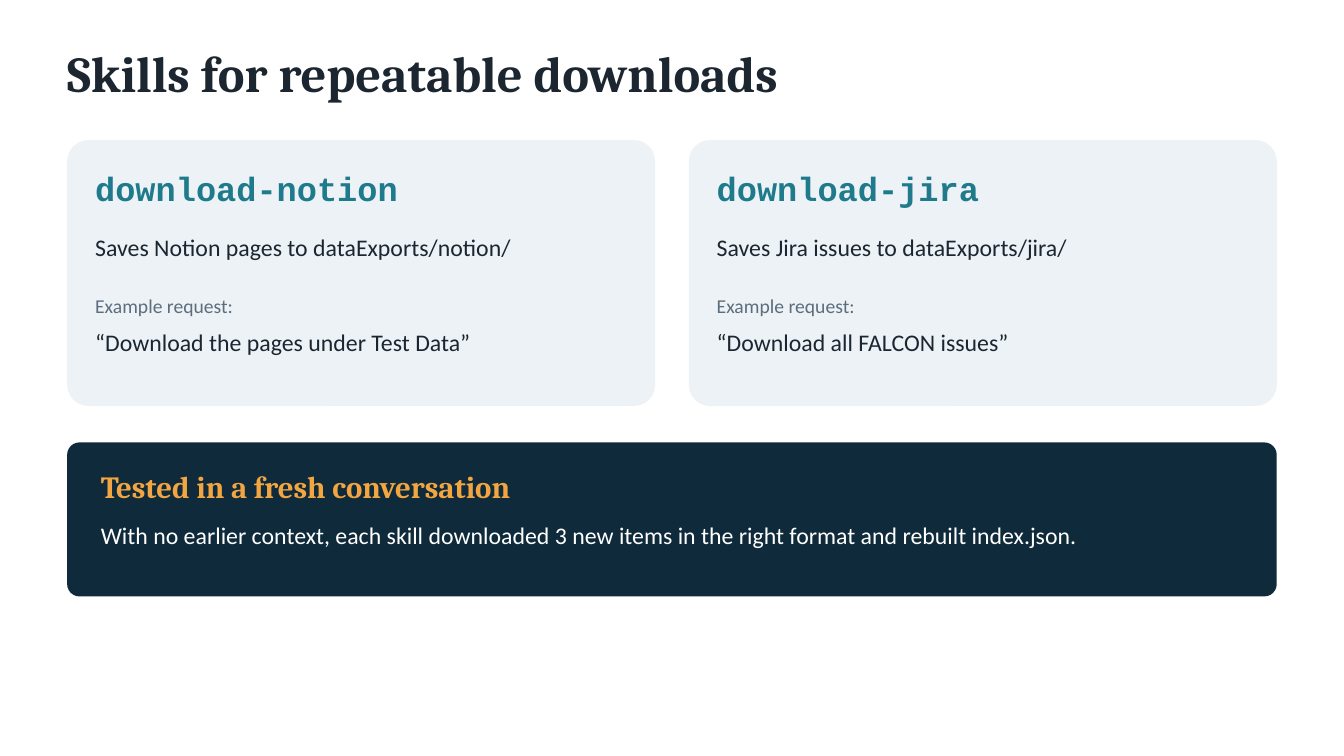
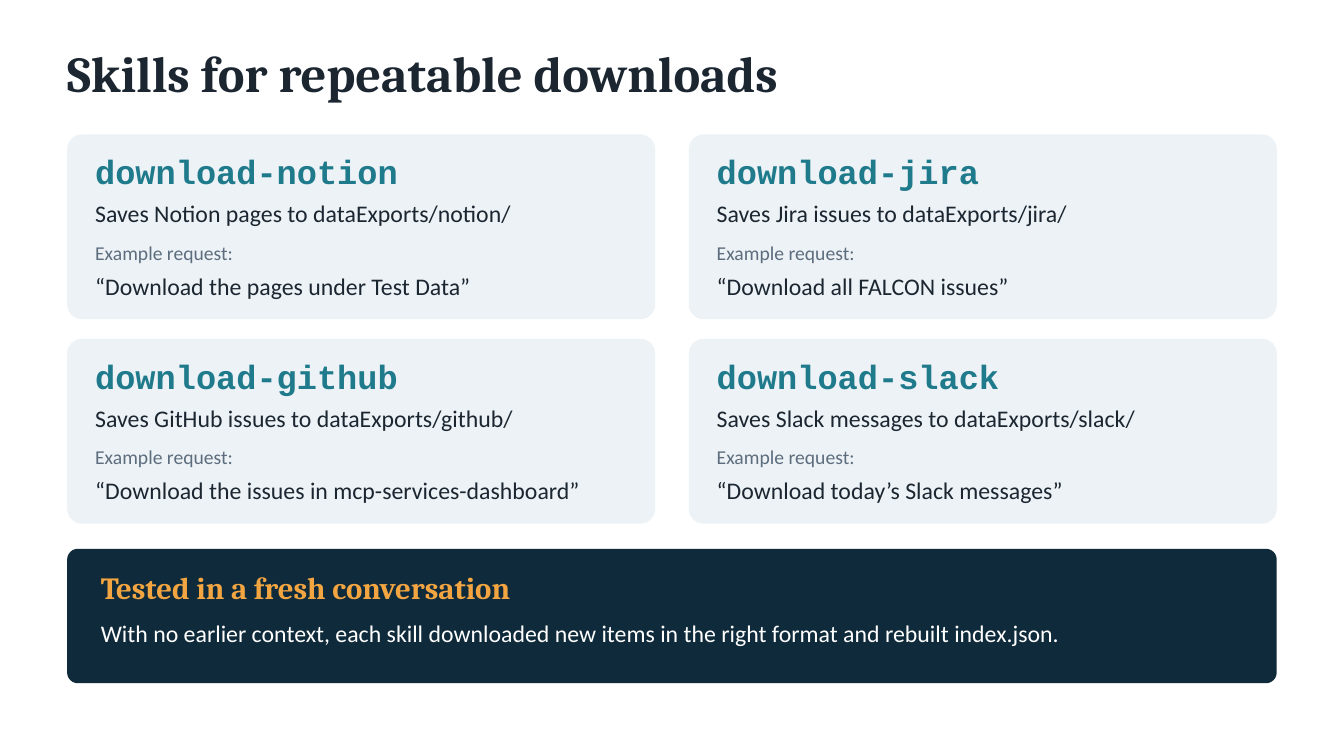
Before and after one commit to aiassistedyu-pixel/mcp-services-dashboard, a slide deck: slide 9 of presentation/project.pptx. Drawn at 1344x756 pixels with LibreOffice and Linux fonts; fonts in the diff are those of the drawing. Boxes give left, top, right and bottom in pixels: in the first picture for what was removed or moved away, otherwise in the second. Text is boxed around its words. In the diff, an @@ line names an element or a change of style, - is before the commit and + after.

Commit message:
Slide 9: add download-github and download-slack skill cards

```diff
--- a/presentation/project.pptx
+++ b/presentation/project.pptx
@@ rounded rectangle: place and size @@
-rounded rectangle at (68,140,655,406)
+rounded rectangle at (68,134,655,319)
@@ rounded rectangle: place and size @@
-rounded rectangle at (689,140,1276,406)
+rounded rectangle at (689,134,1276,319)
@@ text "download-notion": place and size @@
-text "download-notion" at (95,177,398,202)
+text "download-notion" at (95,160,398,185)
@@ text "download-jira": place and size @@
-text "download-jira" at (717,177,979,208)
+text "download-jira" at (717,160,979,191)
@@ text "Saves Notion pages to dataExports/notion/": place and size @@
-text "Saves Notion pages to dataExports/notion/" at (95,239,510,260)
+text "Saves Notion pages to dataExports/notion/" at (95,205,510,226)
@@ text "Saves Jira issues to dataExports/jira/": place and size @@
-text "Saves Jira issues to dataExports/jira/" at (717,239,1066,260)
+text "Saves Jira issues to dataExports/jira/" at (717,205,1066,226)
@@ text "Example request:": place and size @@
-text "Example request:" at (95,299,233,316)
+text "Example request:" at (95,246,233,263)
@@ text "Example request:": place and size @@
-text "Example request:" at (717,299,855,316)
+text "Example request:" at (717,246,855,263)
@@ text "“Download the pages under Test ...": place and size @@
-text "“Download the pages under Test ..." at (95,334,470,355)
+text "“Download the pages under Test ..." at (95,278,470,299)
@@ text "“Download all FALCON issues”": place and size @@
-text "“Download all FALCON issues”" at (717,334,1009,351)
+text "“Download all FALCON issues”" at (717,278,1009,295)
@@ rounded rectangle added at (68,339,655,523), fill #ECF2F5 @@
@@ rounded rectangle added at (689,339,1276,523), fill #ECF2F5 @@
@@ text added at (95,364,398,396), 24 pt, text #1F7A8C, bold @@
+download-github
@@ text added at (717,364,999,390), 24 pt, text #1F7A8C, bold @@
+download-slack
@@ text added at (95,410,513,431), 17 pt, text #1B2631 @@
+Saves GitHub issues to dataExports/github/
@@ text added at (717,410,1135,431), 17 pt, text #1B2631 @@
+Saves Slack messages to dataExports/slack/
@@ text added at (95,450,233,467), 14 pt, text #5D6D7E @@
+Example request:
@@ text added at (717,450,855,467), 14 pt, text #5D6D7E @@
+Example request:
@@ text added at (95,482,579,503), 17 pt, text #1B2631 @@
+“Download the issues in mcp-services-dashboard”
@@ text added at (717,482,1062,503), 17 pt, text #1B2631 @@
+“Download today’s Slack messages”
@@ rounded rectangle: place and size @@
-rounded rectangle at (68,443,1277,597)
+rounded rectangle at (68,548,1277,683)
@@ text "Tested in a fresh conversation": place and size @@
-text "Tested in a fresh conversation" at (101,476,510,499)
+text "Tested in a fresh conversation" at (101,577,510,600)
@@ text at (101,625,1058,646): text changed @@
-With no earlier context, each skill downloaded 3 new items in the right format and rebuilt index.json.
+With no earlier context, each skill downloaded new items in the right format and rebuilt index.json.
```
